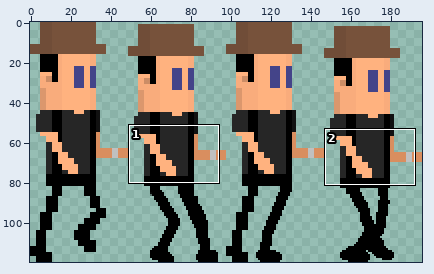
Edited in one commit: sprite sheet (data/textures/characters/standard.png). The picture above shows the old version from afar; the outline marks the close-up.
Close-up. Before the commit:
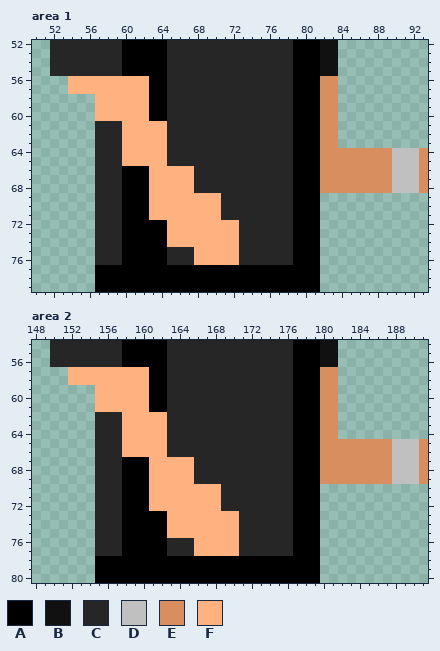
The file is 196x120 pixels. Pixels under 10% opacity are left out. Colours within 5 levels of each other are drawn and written as one. Shown: area 1: x 50..93, y 52..79; area 2: x 148..191, y 54..80. The commit also changed other parts of the picture, which this record leaves out.
Palette (. is transparent): A #000000  B #111111  C #262626  D #c0c0c0  E #d98e5f  F #ffb27f
The result:
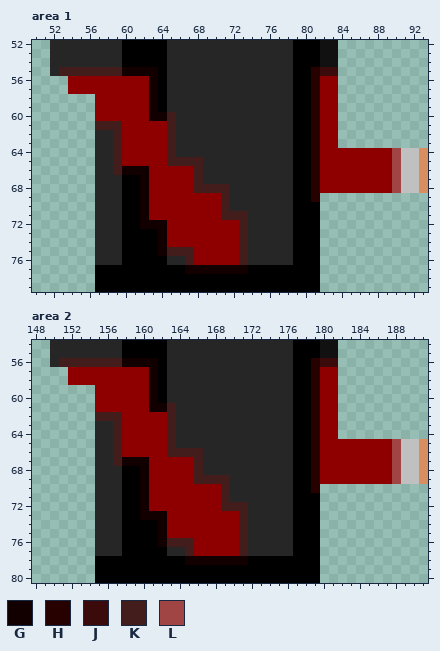
Colours new in this view: G #120000  H #270000  J #3b0b0b  K #431c1c  L #a04444
The edit:
colour F: #ffb27f -> #8e0000
Changed rows in their new state; - is a pixel that keeps its letter.
Area 1:
first column x 53:
55 KKKKKKKGGGG-----------------HJJ-------
56 ----------G-----------------HFF-------
57 ----------G-----------------HFF-------
58 ----------G-----------------HFF-------
59 ----------G-----------------HFF-------
60 ----------GGK---------------HFF-------
61 ----KKK-----K---------------HFF-------
62 ------K-----K---------------HFF-------
63 ------K-----K---------------HFF-------
64 ------K-----K---------------HFFFFFFFFL
65 ------K-----KKKK------------HFFFFFFFFL
66 ------KGGG-----K------------HFFFFFFFFL
67 ---------G-----K------------HFFFFFFFFL
68 ---------G-----KKKK---------HFFFFFFFFL
69 ---------G--------K---------H---------
70 ---------G--------K-------------------
71 ---------G--------KKK-----------------
72 ---------GGG--------K-----------------
73 -----------G--------K-----------------
74 -----------G--------K-----------------
75 -----------GKKK-----K-----------------
76 --------------K-----K-----------------
77 --------------GGGGGGG-----------------
Area 2:
first column x 151:
56 KKKKKKKGGGG-----------------HJJ-------
57 ----------G-----------------HFF-------
58 ----------G-----------------HFF-------
59 ----------G-----------------HFF-------
60 ----------G-----------------HFF-------
61 ----------GGK---------------HFF-------
62 ----KKK-----K---------------HFF-------
63 ------K-----K---------------HFF-------
64 ------K-----K---------------HFF-------
65 ------K-----K---------------HFFFFFFFFL
66 ------K-----KKKK------------HFFFFFFFFL
67 ------KGGG-----K------------HFFFFFFFFL
68 ---------G-----K------------HFFFFFFFFL
69 ---------G-----KKKK---------HFFFFFFFFL
70 ---------G--------K---------H---------
71 ---------G--------K-------------------
72 ---------G--------KKK-----------------
73 ---------GGG--------K-----------------
74 -----------G--------K-----------------
75 -----------G--------K-----------------
76 -----------GKKK-----K-----------------
77 --------------K-----K-----------------
78 --------------GGGGGGG-----------------
Where, in picture pixels (left, top, right, bottom), the same in both close-ups:
changed: (59, 67, 248, 274)
changed: (311, 67, 401, 202)
changed: (59, 358, 248, 565)
changed: (311, 358, 401, 493)
